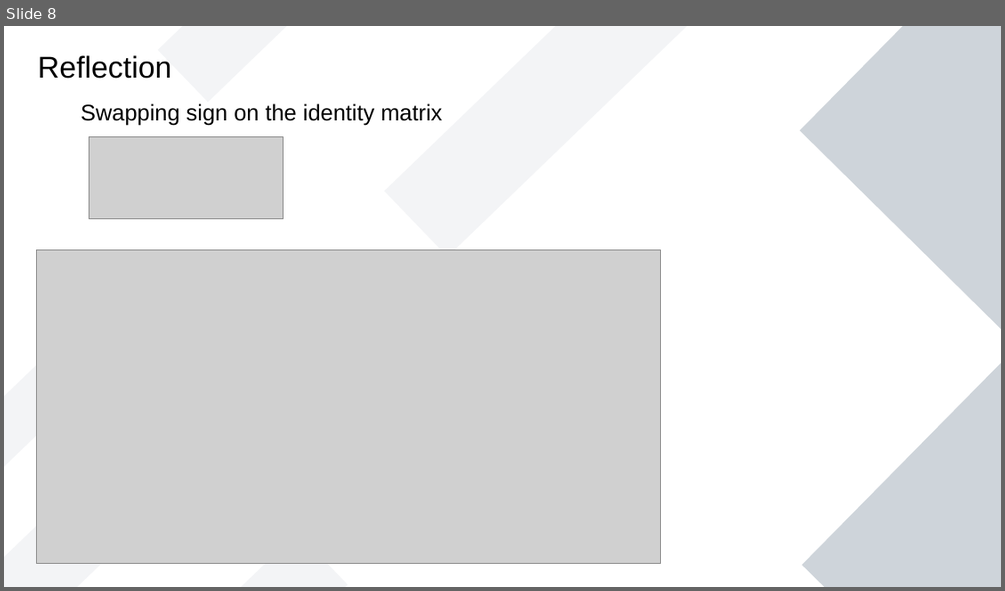
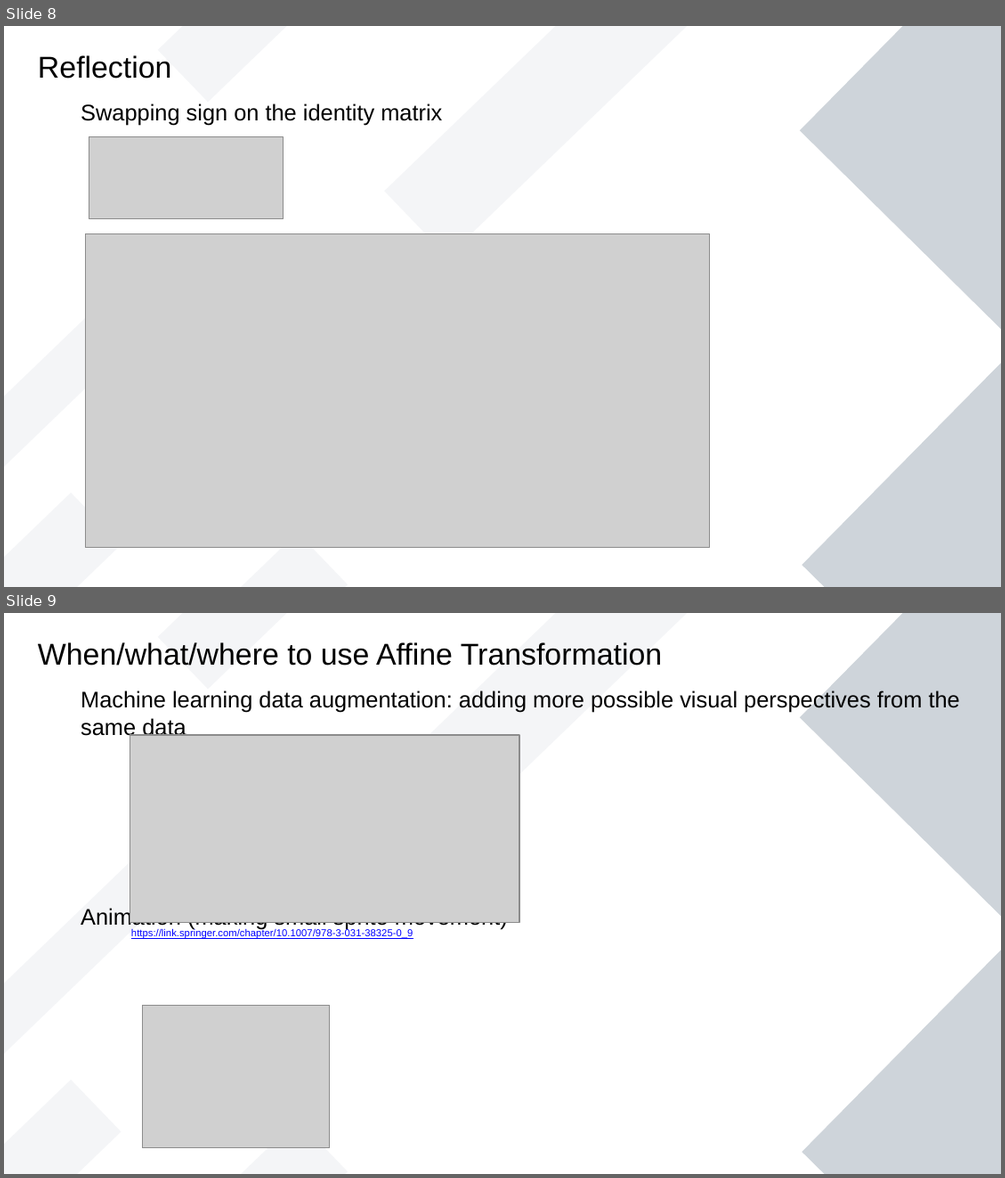
Before and after one commit to jendralhxr/imgproccompvis, a slide deck: geometrictransform.odp. Shown one above the other, each under a label of ours: slide 8 before the commit, slides 8 and 9 after it. The pictures are 1005x591 and 1005x1178 pixels, drawn with LibreOffice and Linux fonts; fonts in the diff are those of the drawing; grey boxes stand for pictures. Boxes give left, top, right and bottom in pixels: in the first picture for what was removed or moved away, otherwise in the second. Text is boxed around its words. In the diff, an @@ line names an element or a change of style, - is before the commit and + after.

```diff
--- a/geometrictransform.odp
+++ b/geometrictransform.odp
@@ slide 9 added at (x1=4, y1=613, x2=1001, y2=1174), background #FFFFFF; not listed: 7 template elements that a slide beside it also shows @@
@@ text added at (x1=38, y1=642, x2=662, y2=666), 24 pt, text #000000 @@
+When/what/where to use Affine Transformation
@@ text added at (x1=81, y1=690, x2=960, y2=929), 18 pt, text #000000 @@
+Machine learning data augmentation: adding more possible visual perspectives from the same data
+Animation (making small sprite movement)
@@ picture added at (x1=130, y1=735, x2=519, y2=923) @@
@@ text added at (x1=131, y1=929, x2=413, y2=939), 8 pt, text #0000FF, underline @@
+https://link.springer.com/chapter/10.1007/978-3-031-38325-0_9
@@ picture added at (x1=142, y1=1005, x2=330, y2=1148) @@
@@ slide 8 changed as well @@
@@ picture moved from (x1=37, y1=250, x2=662, y2=564) to (x1=85, y1=234, x2=711, y2=547) @@
@@ fill #8D99AE at 10% opacity to #8D99AE at 9% opacity in 4 elements at (x1=113, y1=532, x2=348, y2=587), (x1=4, y1=492, x2=121, y2=587), (x1=385, y1=26, x2=695, y2=257), (x1=4, y1=270, x2=170, y2=484) @@
```
Also in this commit, not shown: 7 other slides changed, 1 other file.
